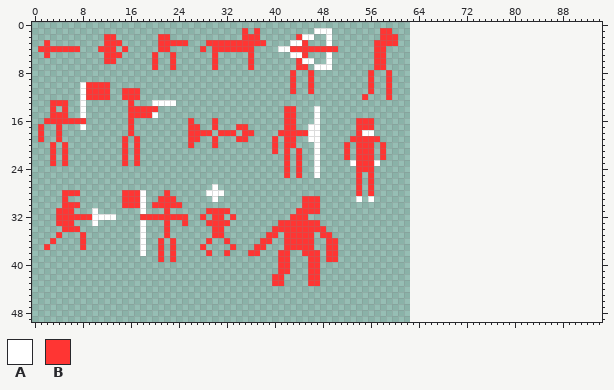
File history of a pixel-art file, Resources/EnemiesSheets.aseprite. This is how it looked before the edit.
63x50 pixels, 1 frame. The old version is drawn lined up with the new one, on the new canvas.
Palette (. is transparent): A #ffffff  B #ff3533
Pixels before (only the part around the change), first column x 57:
 0 ......................................
 1 .BB...................................
 2 .BBB..................................
 3 BBBB..................................
 4 BB....................................
 5 BB....................................
 6 BB....................................
 7 BB....................................
 8 ..B...................................
 9 ..B...................................
10 ..B...................................
11 ..B...................................
12 ..B...................................
13 ......................................
14 ......................................
15 ......................................
16 ......................................
17 ......................................
18 ......................................
The same view after the edit:
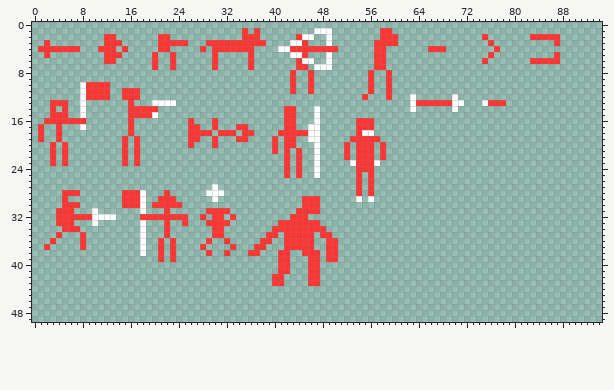
Difference:
canvas 63x50 -> 95x50
Colour A now appears in row 12 at x 63 and 70; in row 13 at x 63, 70 to 71 and 75; in row 14 at x 63 and 70.
Colour B now appears in row 2 at x 75 and 83 to 87; in row 3 at x 76 and 87; in row 4 at x 66 to 68 and 77; in row 5 at x 76 and 87; in row 6 at x 75 and 83 to 87; in row 13 at x 64 to 69 and 76 to 78.
Boxes around the changes in both pictures, in picture pixels (x1, y1, x2, y2):
added: (482, 34, 500, 64)
added: (530, 34, 560, 64)
added: (428, 46, 446, 52)
added: (410, 94, 464, 112)
added: (482, 100, 506, 106)
